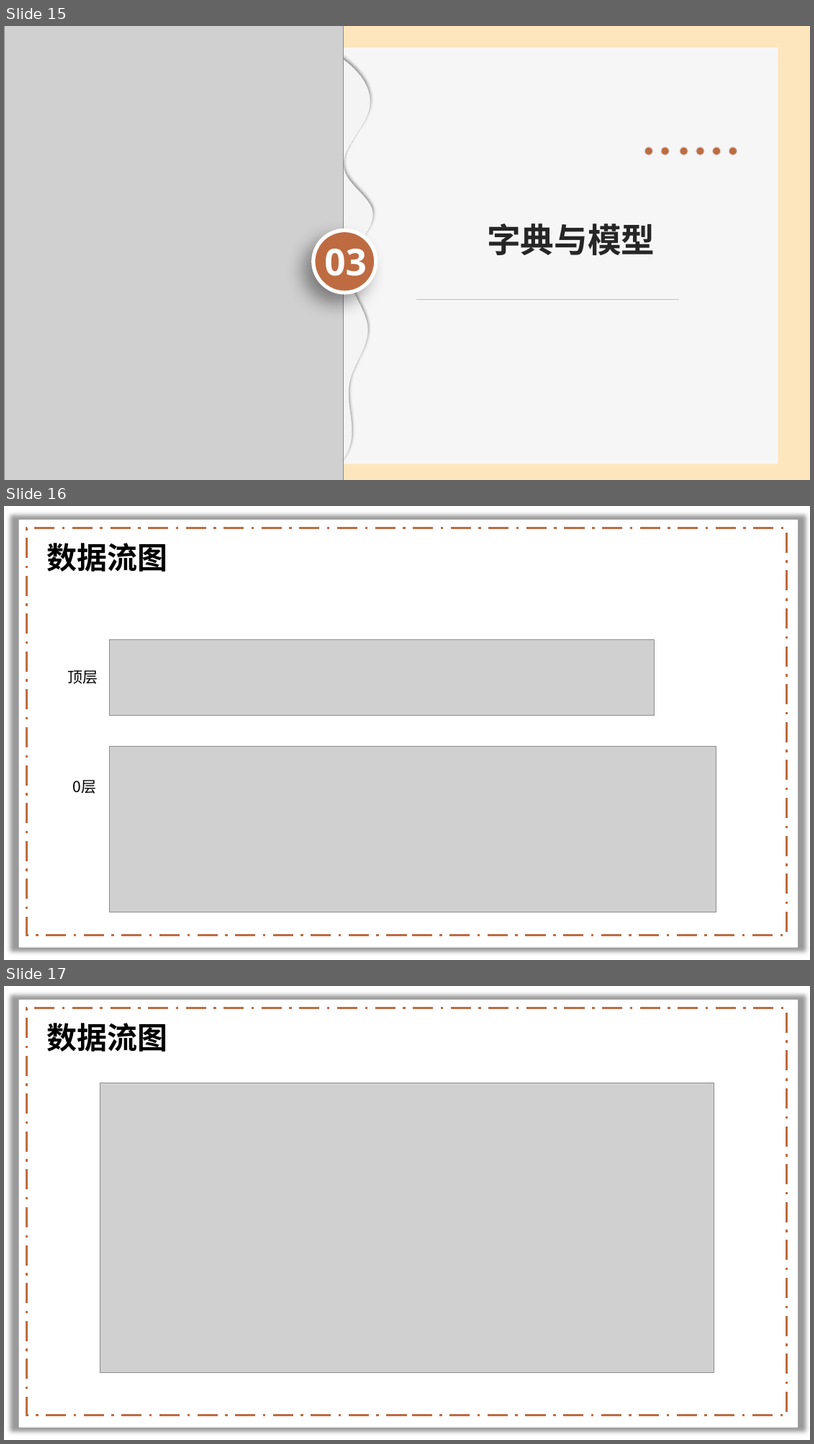
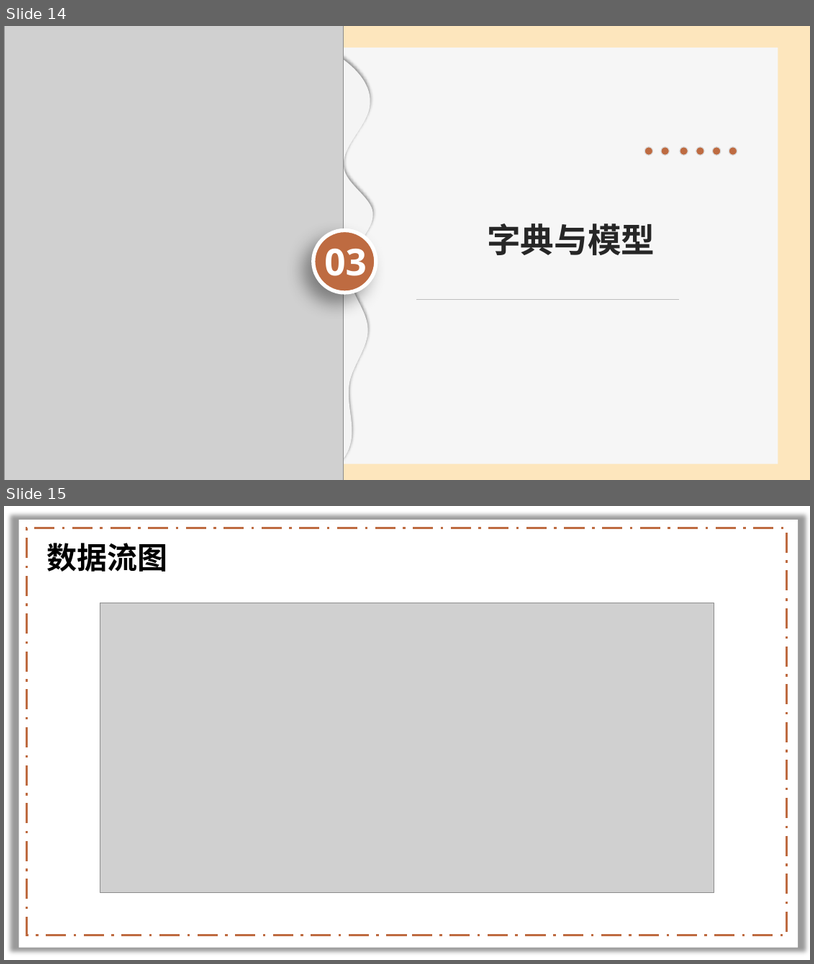
Before and after one commit to lenovo-wu/G11ZUCC, a slide deck: 需求规格说明.pptx. Shown one above the other, each under a label of ours: slides 15, 16 and 17 before the commit, slides 14 and 15 after it. The pictures are 814x1444 and 814x964 pixels, drawn with LibreOffice and Linux fonts; fonts in the diff are those of the drawing; grey boxes stand for pictures; background and template pictures are left out. Boxes give left, top, right and bottom in pixels: in the first picture for what was removed or moved away, otherwise in the second. Text is boxed around its words. In the diff, an @@ line names an element or a change of style, - is before the commit and + after.

```diff
--- a/需求规格说明.pptx
+++ b/需求规格说明.pptx
@@ slide 16 removed at (4,506,810,960), background picture (left out); not listed: 2 template elements that a slide beside it also shows @@
@@ text removed at (46,543,167,572) @@
-数据流图
@@ picture removed at (110,640,655,716) @@
@@ text removed at (68,670,98,684) @@
-顶层
@@ picture removed at (110,746,717,912) @@
@@ text removed at (73,780,97,793) @@
-0层
@@ what was slide 15 is now slide 14 @@
@@ what was slide 17 is now slide 15 @@
```
Also in this commit, not shown: 3 slides changed, 1 slide added, 2 other slides removed.
